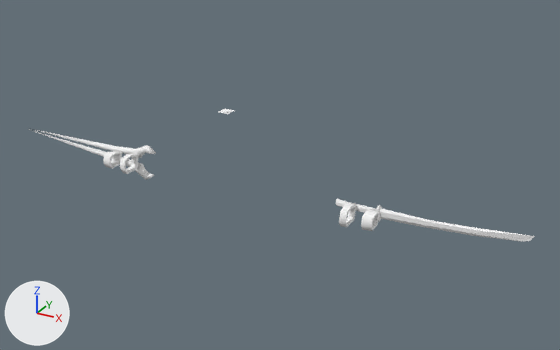
Two versions of the glTF model assets/cz_mercenary/top_head/arm_weapons_top_head/M_weapons_top_head.glb, one commit apart.
Camera for both pictures: a camera (50 mm lens) standing at (1.737, -2.689, 2.925) and looking at (0.2, 0.106, 1.527). The lights are fixed; the arrows at lower left show +X, +Y and +Z. Where no turn or scale is listed for an object, it has been applied to the vertices. Vertices at the same position are counted once.

In view in the first picture: 'wristBand'.
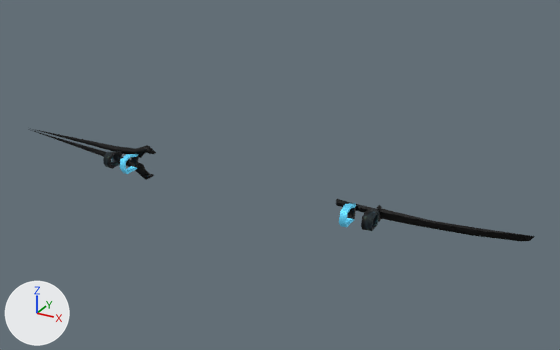
Location of each change, [x1, y1, x2, y2] in pixels of the pictures (560 x 350 px):
part 1 of me_mesh_011, deleted
    before: [219, 109, 235, 114]
part 2 of me_mesh_011, recoloured (white to black)
    both: [28, 128, 535, 241]

The edits, one by one:
Picture 'exoskeleton_tx' (img_exoskeleton_tx) is new.
Picture 'exoskeleton_tx_em' (img_exoskeleton_tx_em) is new.
Material 'AvatarWearable_MAT' (mat_avatarwearable_mat) is new.
Uses the picture img_exoskeleton_tx.
Uses the picture img_exoskeleton_tx_em.
me_mesh_011 is used by ob_wristband; location (0.0, 0.0, 0.0).
me_mesh_011 had 239 vertices, 459 faces and spanned x -1.33..1.32, y -0.05..0.11, z 1.36..1.83.
me_mesh_011 now has 235 vertices, 457 faces and spans x -1.33..1.32, y -0.05..0.11, z 1.36..1.54.
me_mesh_011 part 1: the loose piece of 4 vertices spanning x -0.03..0.03, y -0.04..0.02, z 1.83 is deleted.
me_mesh_011 part 2: 457 faces spanning x -1.33..1.32, y -0.05..0.11, z 1.36..1.54 switch from mat_avatarskin_mat (picture img_avatar_maleskinbase) to mat_avatarwearable_mat.
